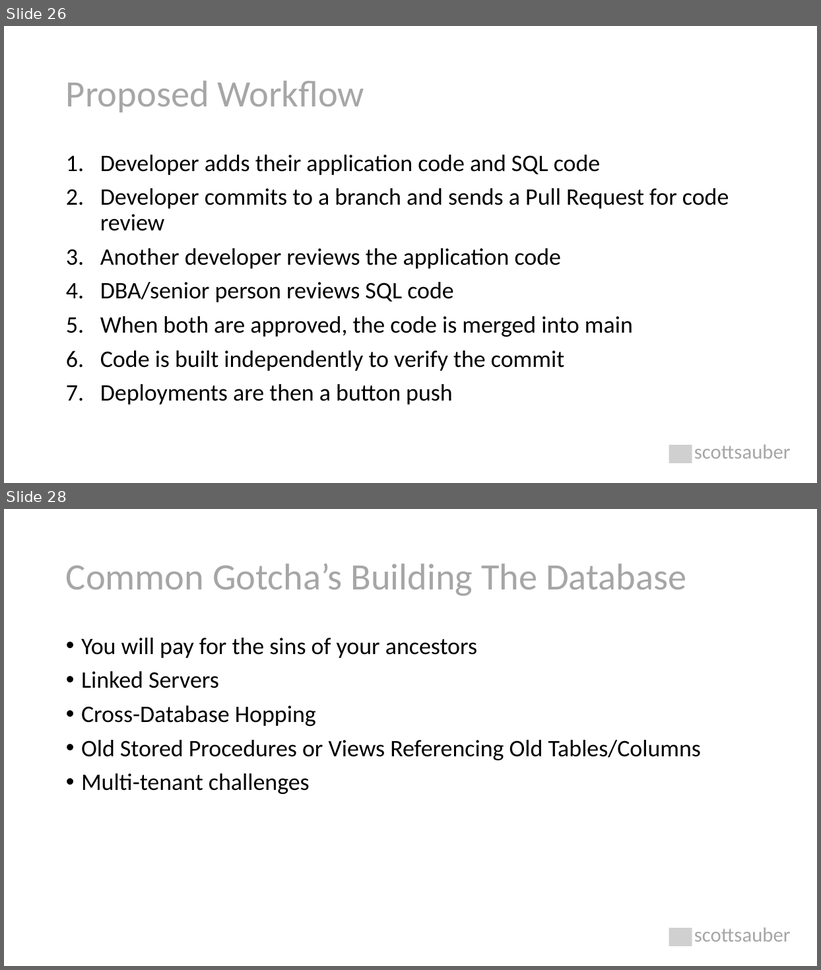
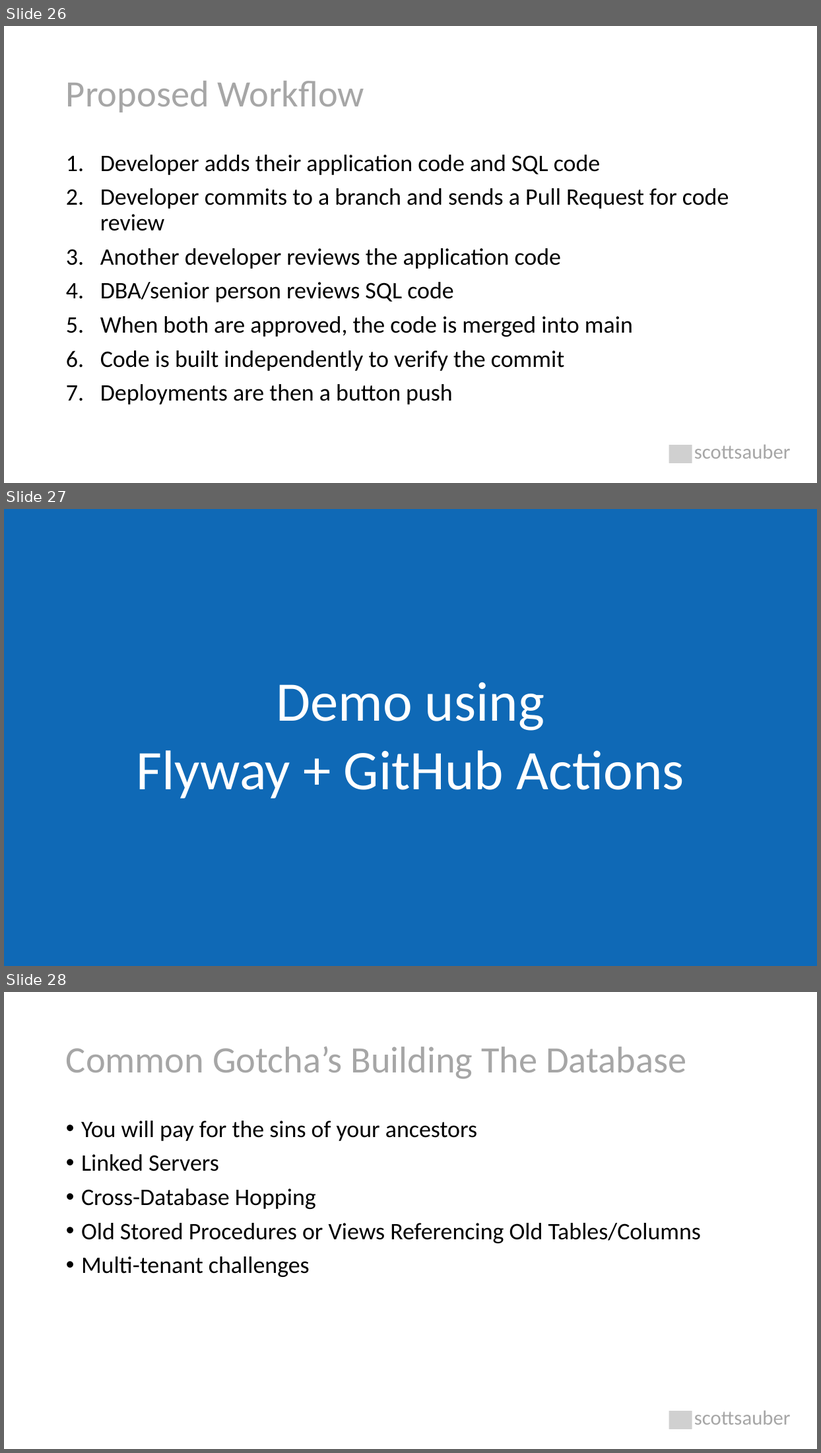
Before and after one commit to scottsauber/talks, a slide deck: 2022-05-11-NDCLondon-DatabaseDevOps/database-devops.pptx. Shown one above the other, each under a label of ours: slides 26 and 28 before the commit, slides 26, 27 and 28 after it; the slides between them are not shown. The pictures are 821x970 and 821x1453 pixels, drawn with LibreOffice and Linux fonts; fonts in the diff are those of the drawing; grey boxes stand for pictures. Boxes give left, top, right and bottom in pixels: in the first picture for what was removed or moved away, otherwise in the second. Text is boxed around its words. In the diff, an @@ line names an element or a change of style, - is before the commit and + after.

```diff
--- a/2022-05-11-NDCLondon-DatabaseDevOps/database-devops.pptx
+++ b/2022-05-11-NDCLondon-DatabaseDevOps/database-devops.pptx
@@ slide 27 added at [4, 509, 817, 966], background #FFFFFF @@
@@ rectangle added at [4, 509, 817, 966], fill #0F69B6 @@
@@ text added at [137, 682, 684, 799], 66 pt, text #FFFFFF @@
+Demo using
+Flyway + GitHub Actions
```
Also in this commit, not shown: 2 slides changed, 1 slide removed.
